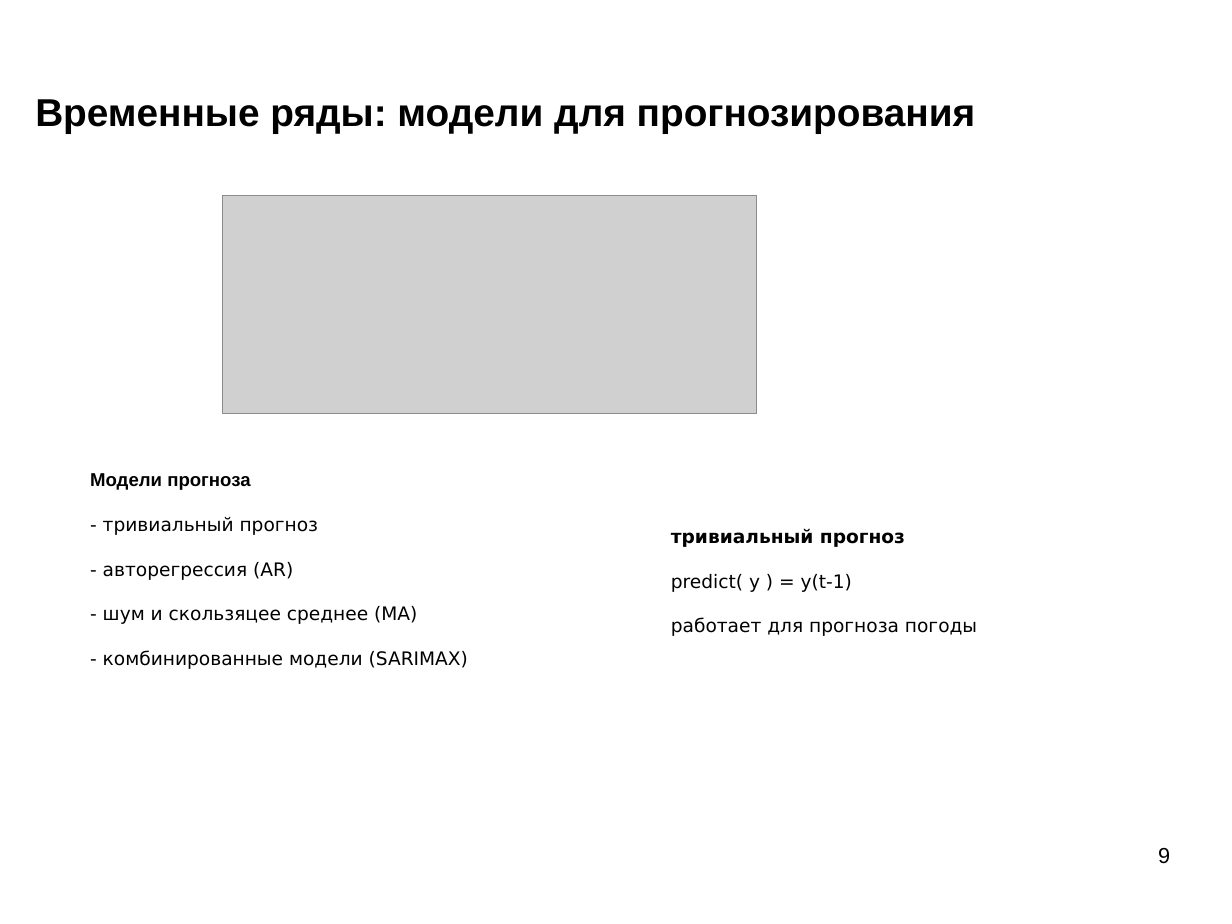
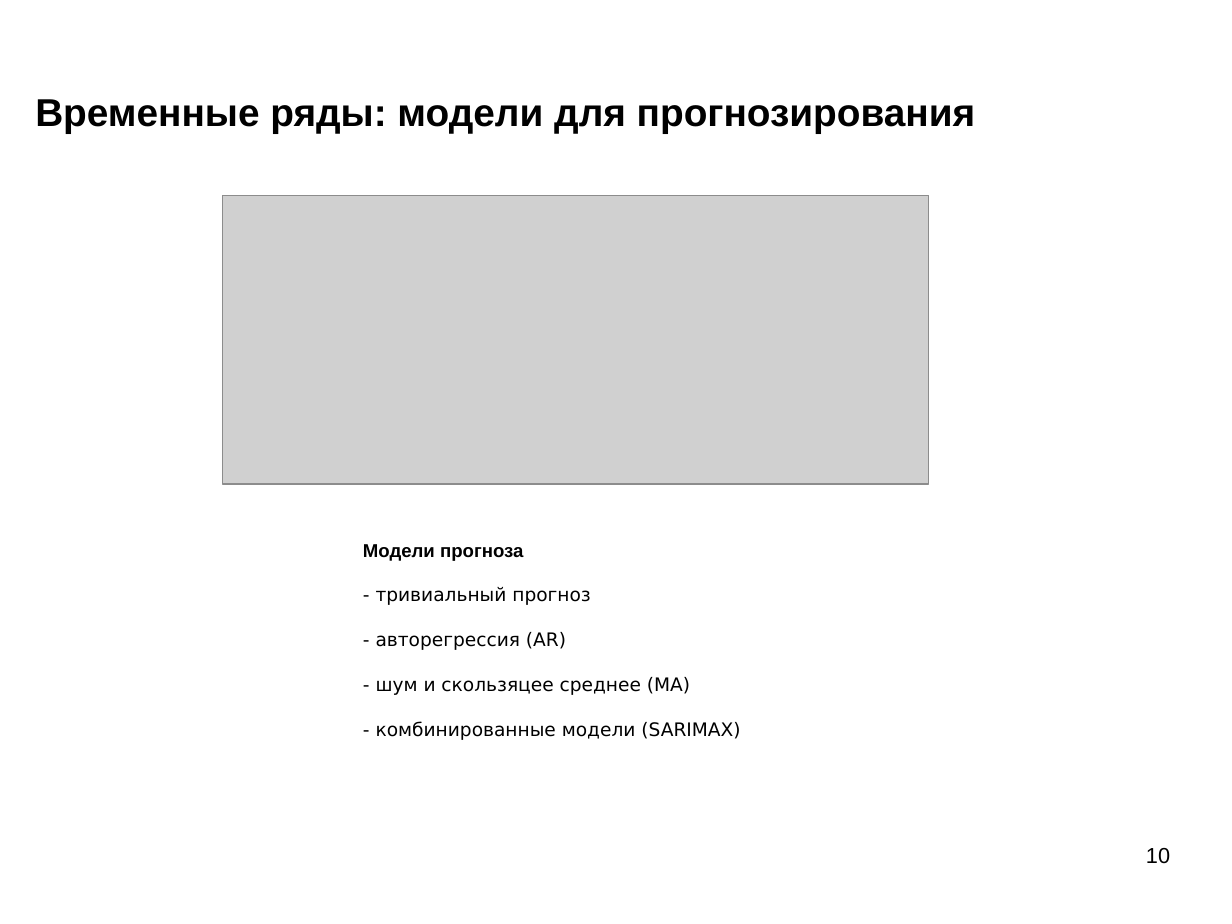
Before and after one commit to mechanoid5/ml_lectorium_2024_I, a slide deck: slide 10 of 22-time-series.odp (slide 9 before the commit). Drawn at 1232x924 pixels with LibreOffice and Linux fonts; fonts in the diff are those of the drawing; grey boxes stand for pictures; background and template pictures are left out. Boxes give left, top, right and bottom in pixels: in the first picture for what was removed or moved away, otherwise in the second. Text is boxed around its words. In the diff, an @@ line names an element or a change of style, - is before the commit and + after.

```diff
--- a/22-time-series.odp
+++ b/22-time-series.odp
@@ picture: place and size @@
-picture at (222,196,757,414)
+picture at (222,196,929,484)
@@ text "Модели прогноза": place and size @@
-text "Модели прогноза" at (90,473,468,669)
+text "Модели прогноза" at (363,544,740,740)
@@ text removed at (671,528,977,636) @@
-тривиальный прогноз
-predict( y ) = y(t-1)
-работает для прогноза погоды
@@ page number at (1146,848,1170,864): text changed @@
-9
+10
```
Also in this commit, not shown: 6 other slides changed, 3 slides added, 3 other files.
